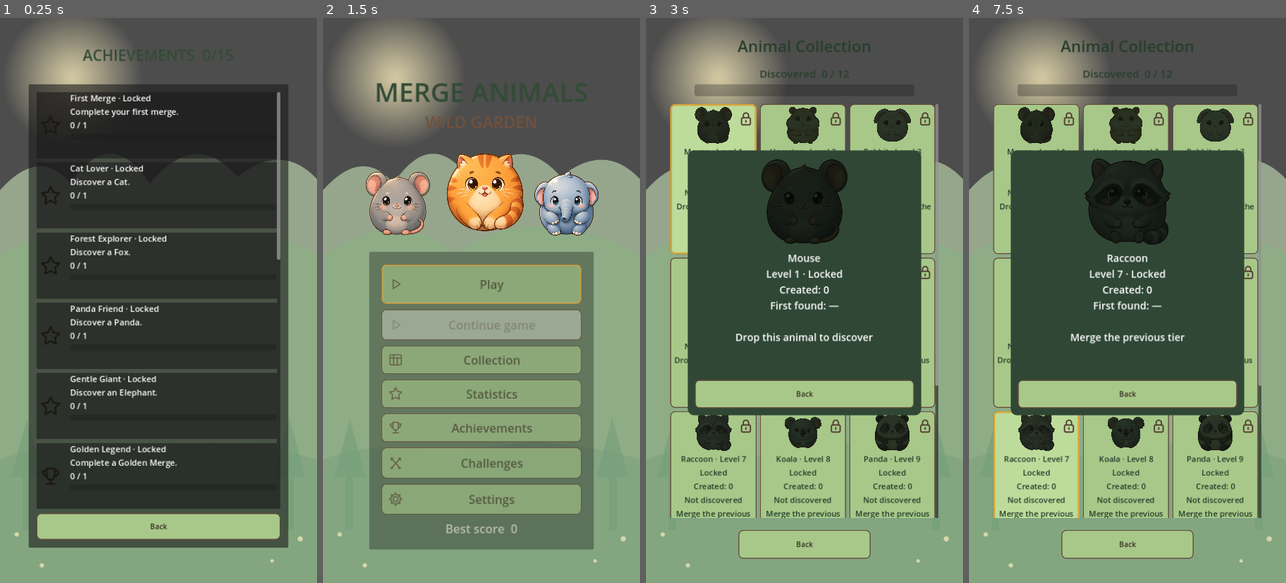
Above: before the commit, frames 1-4 (left to right).
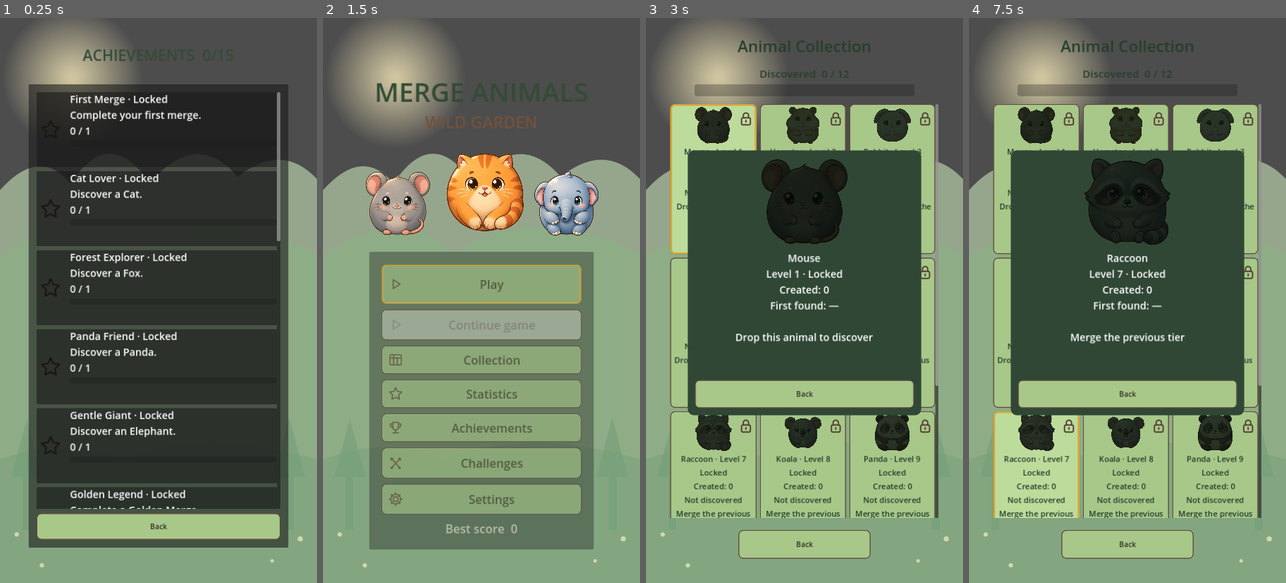
Above: after the commit, the same moments.

Repository: sandikovcusu-commits/MergeAnimal
Game: Godot game, scene res://scenes/ui/Achievements.tscn
The game is run twice, just before and just after one commit, with the same random seed, the same clock (stepped at 60 frames per second) and the same inputs. This scene is started directly instead of the project's main scene.
Inputs (mouse positions are in pixels of both pictures, inside the frame that each line leads up to):
- Up to frame 1 (0.25 s): no input
- Up to frame 2 (1.5 s): tap Enter (ui_accept) at 0.5, 0.77 s; move the mouse to (551, 272) at 0.52 s; click (551, 272) at 0.67 s; click "Back" at 1.25 s
- Up to frame 3 (3 s): click "Collection" at 2 s; click (712, 181) at 2.75 s
- Up to frame 4 (7.5 s): click (1127, 181) at 3.5 s; click (1216, 181) at 4.25 s; click (1035, 334) at 5 s; click (1127, 334) at 5.75 s; click (1216, 334) at 6.5 s; click (1035, 486) at 7.25 s

The runs differ from the first frame. In frame 1, 9.7% of the frame differs, in the area x 11-89%, y 13-87%; in frame 2, nothing differs; in frame 3, less than 0.1%; in frame 4, less than 0.1%.

Commit message:
Test achievement events through real challenge and classic play
Co-authored-by: arena-agent <297053741+arena-agent@users.noreply.github.com>

Diff:
--- a/MergeAnimals/resources/achievements/A11.tres
+++ b/MergeAnimals/resources/achievements/A11.tres
@@ -7,7 +7,7 @@
 script = ExtResource("1")
 id = "A11"
 title = "Combo Starter"
-description = "Reach combo x3 in Classic."
+description = "Reach combo x3."
 icon = ExtResource("2")
 objective_type = "max_combo"
 target = 3
--- a/MergeAnimals/resources/achievements/A12.tres
+++ b/MergeAnimals/resources/achievements/A12.tres
@@ -7,7 +7,7 @@
 script = ExtResource("1")
 id = "A12"
 title = "Combo Champion"
-description = "Reach combo x5 in Classic."
+description = "Reach combo x5."
 icon = ExtResource("2")
 objective_type = "max_combo"
 target = 5
--- a/MergeAnimals/resources/achievements/A13.tres
+++ b/MergeAnimals/resources/achievements/A13.tres
@@ -7,7 +7,7 @@
 script = ExtResource("1")
 id = "A13"
 title = "Merge Master"
-description = "Complete 100 Classic merges."
+description = "Complete 100 merges."
 icon = ExtResource("2")
 objective_type = "total_merges"
 target = 100
--- a/MergeAnimals/scripts/ui/Achievements.gd
+++ b/MergeAnimals/scripts/ui/Achievements.gd
@@ -28,13 +28,13 @@
 	else:
 		for def in defs:
 			var entry: Dictionary = state.entries.get(def.id, {"unlocked": false, "date": "", "progress": 0})
-			var card := PanelContainer.new(); card.name = def.id; card.custom_minimum_size.y = 150; list.add_child(card); cards.append(card)
+			var card := PanelContainer.new(); card.name = def.id; card.custom_minimum_size.y = 170; list.add_child(card); cards.append(card)
 			var row := HBoxContainer.new(); row.add_theme_constant_override("separation", 12); card.add_child(row)
 			var icon := TextureRect.new(); icon.texture = def.icon; icon.custom_minimum_size = Vector2(64, 64); icon.expand_mode = TextureRect.EXPAND_IGNORE_SIZE; icon.stretch_mode = TextureRect.STRETCH_KEEP_ASPECT_CENTERED
 			if not entry.unlocked: icon.modulate = Color(0.35, 0.4, 0.35)
 			row.add_child(icon)
 			var stack := VBoxContainer.new(); stack.size_flags_horizontal = Control.SIZE_EXPAND_FILL; row.add_child(stack)
-			var label := Label.new(); label.name = "Details"; label.add_theme_font_size_override("font_size", 19); label.autowrap_mode = TextServer.AUTOWRAP_WORD_SMART
+			var label := Label.new(); label.name = "Details"; label.add_theme_font_size_override("font_size", 23); label.autowrap_mode = TextServer.AUTOWRAP_WORD_SMART
 			var name := "???" if def.hidden and not entry.unlocked else def.title
 			var description := "Hidden" if def.hidden and not entry.unlocked else def.description
 			var date := " · " + str(entry.date).substr(0, 10) if entry.unlocked and not str(entry.date).is_empty() else ""
--- /dev/null
+++ b/MergeAnimals/tests/integration/day643_classic.gd
@@ -0,0 +1,37 @@
+extends SceneTree
+# Fixed dog queue only; all scoring/merges are from unmodified gameplay physics.
+var checks := 0
+var failures := 0
+func _initialize() -> void: call_deferred("run")
+func check(ok: bool, msg: String) -> void:
+	checks += 1; print("%s: %s" % ["PASS" if ok else "FAIL", msg])
+	if not ok: failures += 1
+func run() -> void:
+	for path in [AchievementManager.PATH, ChallengeStore.PATH, SessionSave.PATH, SessionSave.POWERUP_PATH]:
+		for suffix in ["", ".bak", ".tmp", ".bak.tmp"]: DirAccess.remove_absolute(ProjectSettings.globalize_path(path + suffix))
+	var game = (load("res://scenes/game/Game.tscn") as PackedScene).instantiate()
+	game.test_seed = 99; root.add_child(game); current_scene = game; await process_frame; await process_frame
+	var attempts := 0
+	while game.is_playing() and int(game.progression.best_score) < 2500 and attempts < 80:
+		for i in range(220):
+			await physics_frame
+			if not game.is_playing(): break
+		if not game.is_playing(): break
+		game.current_data = game.animals[4]; game._set_aim(360)
+		if game.drop_animal(): attempts += 1
+	for i in range(300): await physics_frame
+	var state := AchievementManager.load_state()
+	print("CLASSIC_REAL drops=%d merges=%d score=%d combo=%d" % [game.spawn_count, game.merge_manager.merge_count, game.score, game.max_combo])
+	for id in ["A01", "A03", "A04", "A07", "A08", "A09", "A10", "A11", "A12"]:
+		check(state.data.entries.get(id, {}).get("unlocked", false), "%s unlocked by actual Classic drops" % id)
+	check(int(game.progression.best_score) >= 2500, "Classic score reaches 2500 through actual collisions")
+	# Two kinds of notices share one sequential queue.
+	var notifier = preload("res://scripts/ui/DiscoveryNotification.gd").new()
+	root.add_child(notifier); await process_frame
+	var seen: Array[String] = []
+	notifier.shown.connect(func(id): seen.append("animal:" + str(id)))
+	notifier.achievement_shown.connect(func(id): seen.append("achievement:" + str(id)))
+	notifier.enqueue(game.animals[0]); notifier.enqueue_achievement(AchievementManager.definitions()[0]); notifier.enqueue_achievement(AchievementManager.definitions()[1])
+	await create_timer(8.0, true).timeout
+	check(seen == ["animal:mouse", "achievement:A01", "achievement:A02"] and not notifier.displaying, "animal and achievement notifications display sequentially and close")
+	print("ACHIEVEMENT_CLASSIC checks=%d failures=%d" % [checks, failures]); quit(1 if failures else 0)
--- /dev/null
+++ b/MergeAnimals/tests/integration/day643_events.gd
@@ -0,0 +1,50 @@
+extends SceneTree
+# Called after the real challenge integration tests in their own user data dir.
+var checks := 0
+var failures := 0
+func _initialize() -> void: call_deferred("run")
+func check(ok: bool, msg: String) -> void:
+	checks += 1; print("%s: %s" % ["PASS" if ok else "FAIL", msg])
+	if not ok: failures += 1
+func run() -> void:
+	var state := AchievementManager.load_state()
+	check(state.status in ["ok", "recovered"], "live challenge events were saved")
+	if state.status not in ["ok", "recovered"]: quit(1); return
+	for id in ["A01", "A02", "A03", "A04", "A05", "A06", "A11", "A12", "A14"]:
+		check(state.data.entries.has(id) and state.data.entries[id].unlocked and not str(state.data.entries[id].date).is_empty(), "%s unlocked by live challenge event" % id)
+	for id in ["A08", "A09", "A10"]:
+		check(not state.data.entries.get(id, {}).get("unlocked", false), "%s ignores Challenge score" % id)
+	var ch := ChallengeStore.load_results()
+	var count := 0
+	for item in ch.data.entries:
+		if item.completed: count += 1
+	check(count == 20, "20 distinct real completed challenges")
+	# Replays use normal level setup/queue and real physics. No artificial merge,
+	# score, objective or body removal. Each success takes 32 drops in baseline.
+	for replay in range(5):
+		state = AchievementManager.load_state()
+		if state.data.entries.get("A13", {}).get("unlocked", false): break
+		set_meta("challenge_id", 17)
+		var game = (load("res://scenes/game/ChallengeGame.tscn") as PackedScene).instantiate()
+		game.test_seed = 88; root.add_child(game); current_scene = game; await process_frame; await process_frame
+		var attempts := 0
+		while not game.result_finished and attempts < 48:
+			for i in range(220):
+				await physics_frame
+				if game.result_finished: break
+			if game.result_finished: break
+			game._set_aim(360)
+			if game.drop_animal(): attempts += 1
+		for i in range(500):
+			await process_frame
+			if game.result_finished: break
+		check(game.result_success and game.merge_manager.merge_count >= 1, "replay %d real physical merges" % (replay + 1))
+		paused = false; game.queue_free(); current_scene = null; await process_frame; await process_frame
+	state = AchievementManager.load_state(); ch = ChallengeStore.load_results()
+	check(state.data.entries.get("A13", {}).get("unlocked", false), "A13 from 100 real merges")
+	count = 0
+	for item in ch.data.entries:
+		if item.completed: count += 1
+	check(count == 20 and state.data.entries.A14.unlocked, "replays do not create new distinct challenge completions")
+	print("ACHIEVEMENT_EVENTS checks=%d failures=%d challenge_merges=%d" % [checks, failures, int(state.data.events.total_merges)])
+	quit(1 if failures else 0)
Binary file added: MergeAnimals/art_reports/v0643_achievements/1366x768_achievement_notification.jpg
Binary file added: MergeAnimals/art_reports/v0643_achievements/1366x768_completed_collection.jpg
Binary file added: MergeAnimals/art_reports/v0643_achievements/1366x768_locked_screen.jpg
Binary file added: MergeAnimals/art_reports/v0643_achievements/1366x768_main_menu.jpg
Binary file added: MergeAnimals/art_reports/v0643_achievements/1366x768_progress_bar.jpg
Binary file added: MergeAnimals/art_reports/v0643_achievements/1366x768_unlocked_achievement.jpg
Binary file added: MergeAnimals/art_reports/v0643_achievements/360x640_achievement_notification.jpg
Binary file added: MergeAnimals/art_reports/v0643_achievements/360x640_completed_collection.jpg
Binary file added: MergeAnimals/art_reports/v0643_achievements/360x640_locked_screen.jpg
Binary file added: MergeAnimals/art_reports/v0643_achievements/360x640_main_menu.jpg
Binary file added: MergeAnimals/art_reports/v0643_achievements/360x640_progress_bar.jpg
Binary file added: MergeAnimals/art_reports/v0643_achievements/360x640_unlocked_achievement.jpg
(and 6 more such lines)
